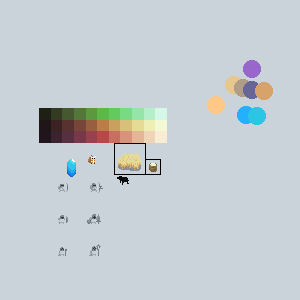
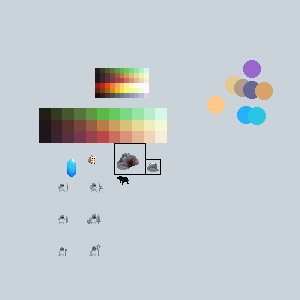
Layers edited between the first and the second (300, 300) image:
added layer "stone" in group "resources" over <box>147,164,159,172</box>
added layer "quarry" in group "mapent" over <box>117,153,139,170</box>
hid "field" over <box>118,153,141,171</box>
added layer "Calque 23" above "hood copie" over <box>95,68,149,98</box>
